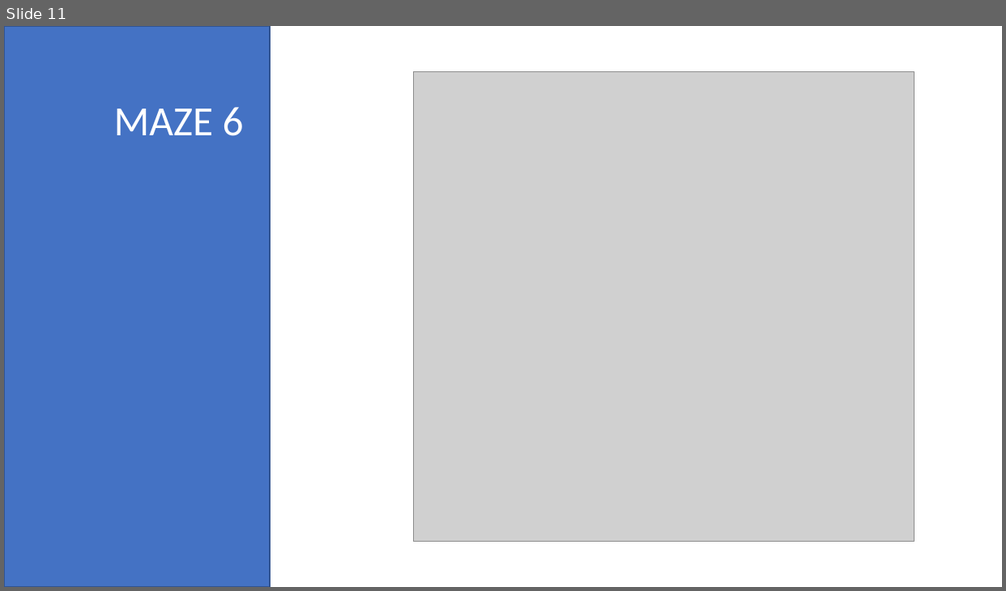
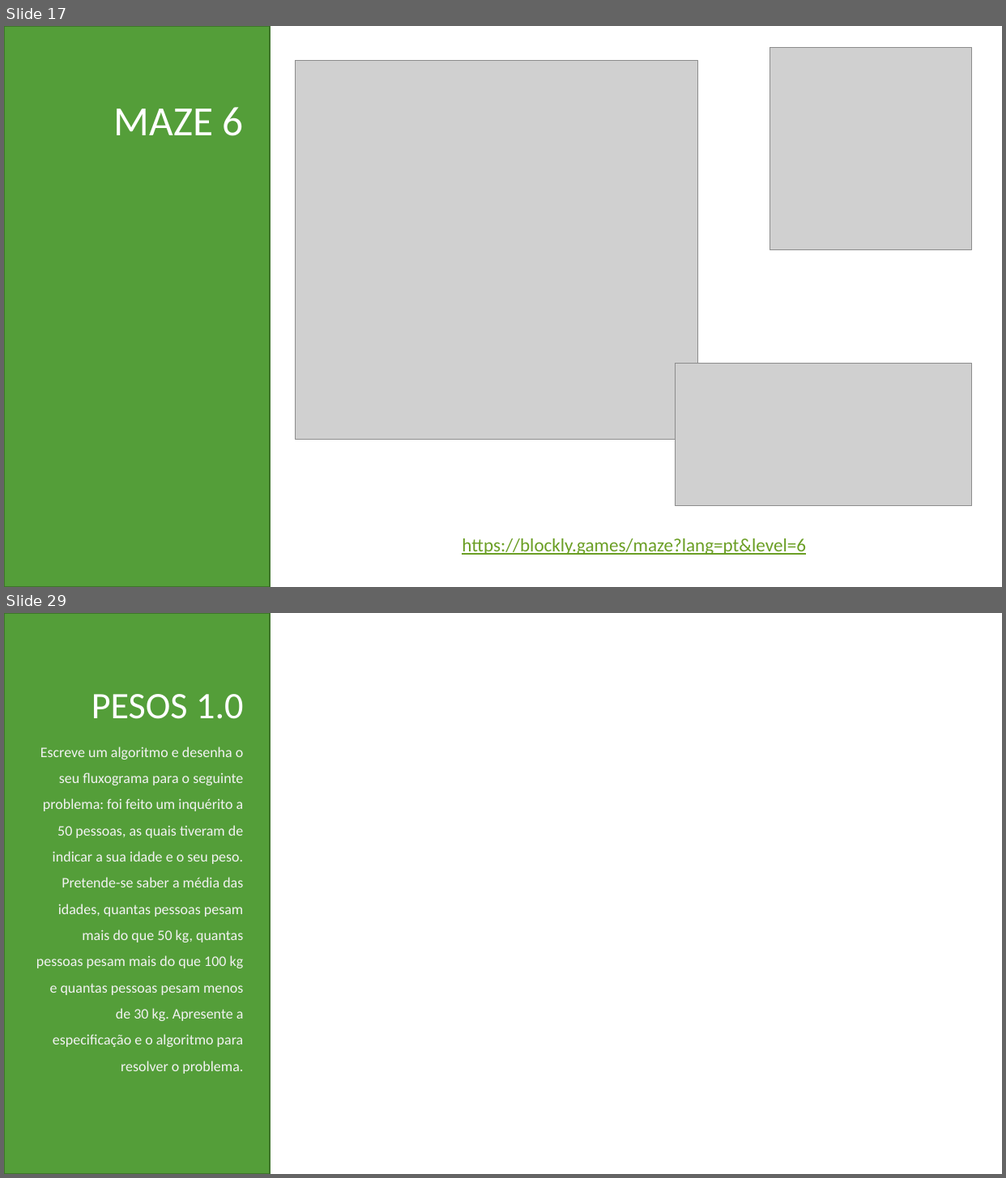
Before and after one commit to EPSM-INF-2022-2025/LP, a slide deck: Algoritmos.pptx. Shown one above the other, each under a label of ours: slide 11 before the commit, slides 17 and 29 after it; the slides between them are not shown. The pictures are 1006x591 and 1006x1178 pixels, drawn with LibreOffice and Linux fonts; fonts in the diff are those of the drawing; grey boxes stand for pictures. Boxes give left, top, right and bottom in pixels: in the first picture for what was removed or moved away, otherwise in the second. Text is boxed around its words. In the diff, an @@ line names an element or a change of style, - is before the commit and + after.

```diff
--- a/Algoritmos.pptx
+++ b/Algoritmos.pptx
@@ slide 29 added at (x1=4, y1=613, x2=1002, y2=1174), background #FFFFFF @@
@@ rectangle added at (x1=4, y1=613, x2=270, y2=1174), fill #549E39, outline #3E752A 1 pt @@
@@ text added at (x1=91, y1=694, x2=243, y2=719), 36 pt, text #FFFFFF @@
+PESOS 1.0
@@ text added at (x1=36, y1=747, x2=244, y2=1074), 14 pt, text #F2F2F2 @@
+Escreve um algoritmo e desenha o seu fluxograma para o seguinte problema: foi feito um inquérito a 50 pessoas, as quais tiveram de indicar a sua idade e o seu peso.
+Pretende-se saber a média das idades, quantas pessoas pesam mais do que 50 kg, quantas
+pessoas pesam mais do que 100 kg e quantas pessoas pesam menos de 30 kg. Apresente a
+especificação e o algoritmo para resolver o problema.
@@ what was slide 11 is now slide 17 @@
@@ slide 17 changed as well @@
@@ rectangle at (x1=4, y1=26, x2=270, y2=587): fill #4472C4 to #549E39; outline #325491 1 pt to #3E752A 1 pt @@
@@ picture added at (x1=770, y1=47, x2=973, y2=249) @@
@@ picture resized from (x1=414, y1=71, x2=914, y2=542) to (x1=296, y1=61, x2=698, y2=439) @@
@@ picture added at (x1=675, y1=364, x2=972, y2=506) @@
@@ text added at (x1=462, y1=539, x2=806, y2=555), 18 pt, text #6B9F25, underline @@
+https://blockly.games/maze?lang=pt&level=6
```
Also in this commit, not shown: 5 other slides changed, 23 other slides added, 5 slides removed, 1 other file.
